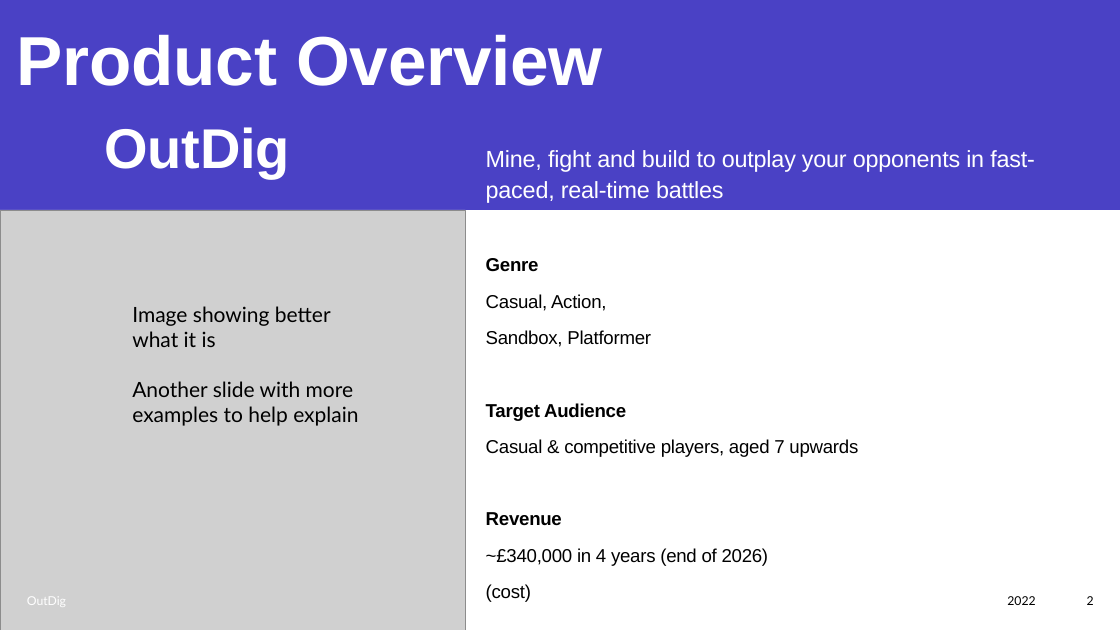
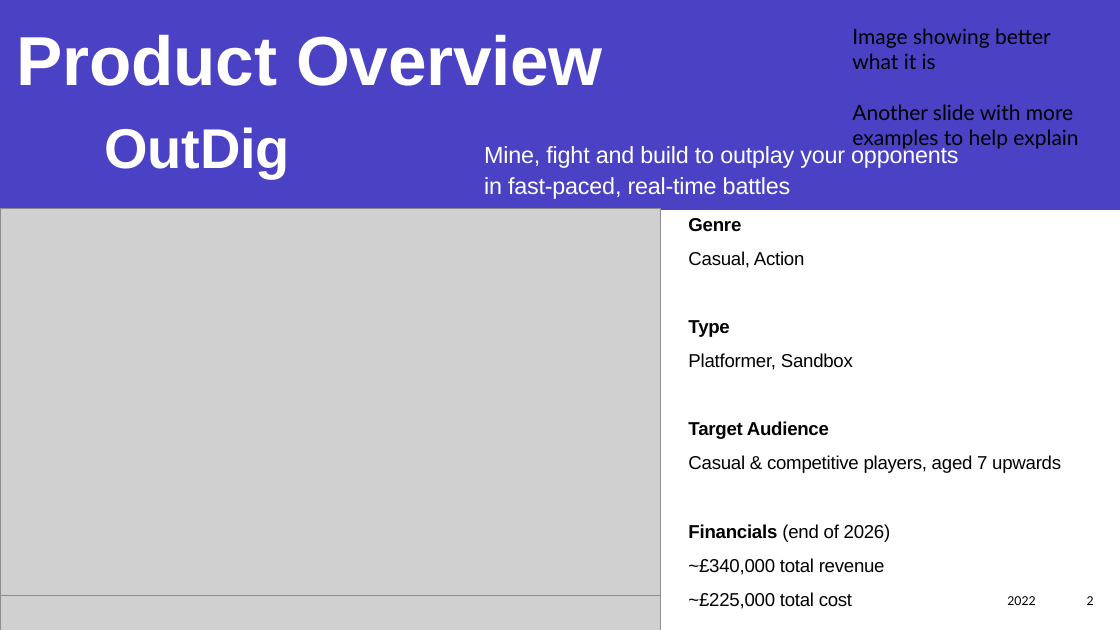
Before and after one commit to Joe34441/IndieDevPPT, a slide deck: slide 2 of CT6018 Joe Mason s4001719.pptx. Drawn at 1120x630 pixels with LibreOffice and Linux fonts; fonts in the diff are those of the drawing; grey boxes stand for pictures. Boxes give left, top, right and bottom in pixels: in the first picture for what was removed or moved away, otherwise in the second. Text is boxed around its words. In the diff, an @@ line names an element or a change of style, - is before the commit and + after.

Commit message:
started on images

```diff
--- a/CT6018 Joe Mason s4001719.pptx
+++ b/CT6018 Joe Mason s4001719.pptx
@@ text "Image showing better what it ...": place and size @@
-text "Image showing better what it ..." at (132, 306, 358, 426)
+text "Image showing better what it ..." at (852, 28, 1078, 150)
@@ text added at (484, 144, 958, 199), 20 pt, text #FFFFFF @@
+Mine, fight and build to outplay your opponents in fast-paced, real-time battles
@@ text at (486, 150, 1035, 203): paragraph removed @@
-Mine, fight and build to outplay your opponents in fast-paced, real-time battles
@@ picture: place and size @@
-picture at (0, 210, 465, 630)
+picture at (0, 208, 661, 596)
@@ text "Genre": place and size @@
-text "Genre" at (486, 150, 1035, 602)
+text "Genre" at (688, 218, 1061, 609)
@@ text at (688, 218, 1061, 473): line spacing 1.1 to 1 @@
@@ text at (688, 251, 853, 370): text changed @@
-Casual, Action,
-Sandbox, Platformer
+Casual, Action
+Type
+Platformer, Sandbox
@@ text at (688, 524, 891, 609): text changed @@
-Revenue
-~£340,000 in 4 years (end of 2026)
-(cost)
+Financials (end of 2026)
+~£340,000 total revenue
+~£225,000 total cost
@@ picture added at (0, 596, 661, 630) @@
```
Also in this commit, not shown: 1 slide added, 7 other files.
